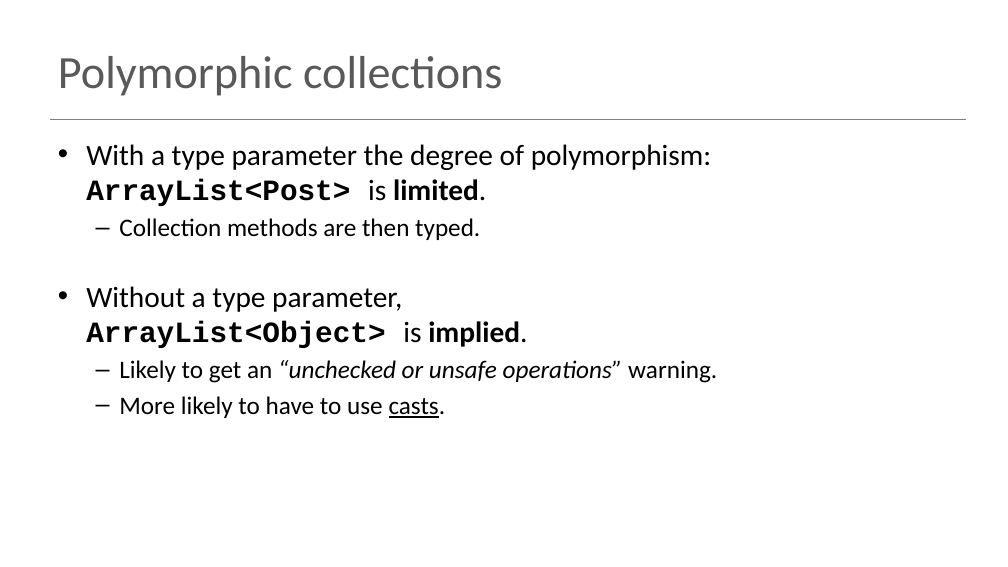
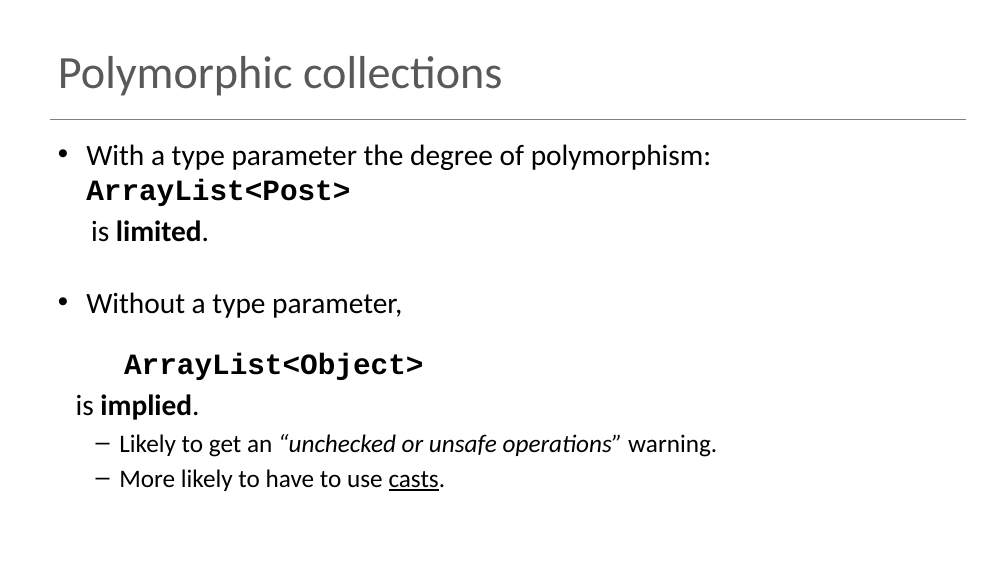
Before and after one commit to Programming-Fundamentals-SETU/prog-fund-2-jan-26, a slide deck: slide 21 of topic08-inheritance/unit-08a-lectures/talk-4-subtyping-substitution/a-subtyping-substitution.pptx. Drawn at 1008x567 pixels with LibreOffice and Linux fonts; fonts in the diff are those of the drawing. Boxes give left, top, right and bottom in pixels: in the first picture for what was removed or moved away, otherwise in the second. Text is boxed around its words. In the diff, an @@ line names an element or a change of style, - is before the commit and + after.

```diff
--- a/topic08-inheritance/unit-08a-lectures/talk-4-subtyping-substitution/a-subtyping-substitution.pptx
+++ b/topic08-inheritance/unit-08a-lectures/talk-4-subtyping-substitution/a-subtyping-substitution.pptx
@@ text at box(76, 144, 711, 420): text changed @@
-• With a type parameter the degree of polymorphism: ArrayList<Post> is limited.
-  – Collection methods are then typed.
-• Without a type parameter,
-  ArrayList<Object> is implied.
+• With a type parameter the degree of polymorphism: ArrayList<Post>
+  is limited.
+• Without a type parameter,
+    ArrayList<Object>
+is implied.
```
Also in this commit, not shown: 4 other slides changed, 7 other files.
